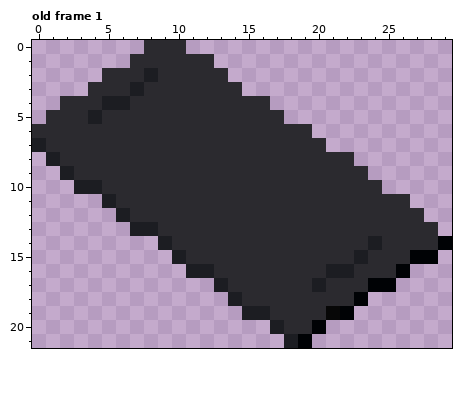
One commit to this animated GIF sprite: images/phone.gif. That is the earlier state.
Colours within 5 levels of each other are drawn and written as one. Shown: old frame 1. The commit also changed other frames, which this record leaves out.
Now the later version:
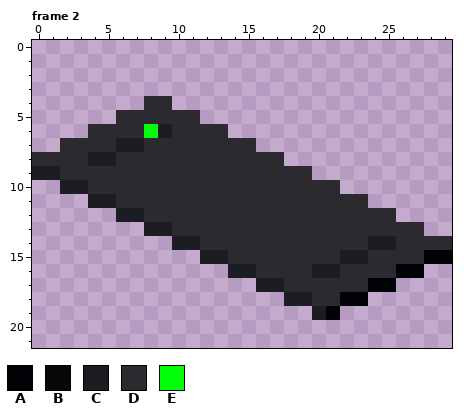
Palette (. is transparent): A #000205  B #070707  C #1c1d22  D #2b2a2f  E #00ff08
A new or re-ordered frame is compared with the old frame closest to it.
Diff:
frames 1 -> 2
file 30x22 -> 60x44 pixels (blocks of 1x1 -> 2x2; one block is one cell here)
--- frame 2 is new; against old frame 1
@@ x 0..29 @@
- 0 ........DDD...................
- 1 .......DDDDDD.................
- 2 .....DDDCDDDDD................
- 3 ....DDDCDDDDDDD...............
- 4 ..DDDCCDDDDDDDDDD.............
- 5 .DDDCDDDDDDDDDDDDD............
- 6 DDDDDDDDDDDDDDDDDDDD..........
- 7 CDDDDDDDDDDDDDDDDDDDD.........
- 8 .CDDDDDDDDDDDDDDDDDDDDD.......
- 9 ..CDDDDDDDDDDDDDDDDDDDDD......
-10 ...CCDDDDDDDDDDDDDDDDDDDD.....
-11 .....CDDDDDDDDDDDDDDDDDDDDD...
-12 ......CDDDDDDDDDDDDDDDDDDDDD..
-13 .......CCDDDDDDDDDDDDDDDDDDDD.
-14 .........CDDDDDDDDDDDDDDCDDDDA
-15 ..........CDDDDDDDDDDDDCDDDAA.
-16 ...........CCDDDDDDDDCCDDDA...
-17 .............CDDDDDDCDDDAA....
-18 ..............CDDDDDDDDA......
-19 ...............CCDDDDBA.......
-20 .................CDDA.........
-21 ..................CA..........
+ 0 ..............................
+ 1 ..............................
+ 2 ..............................
+ 3 ..............................
+ 4 ........DD....................
+ 5 ......DDDDDD..................
+ 6 ....DDDDECDDDD................
+ 7 ..DDDDCCDDDDDDDD..............
+ 8 DDDDCCDDDDDDDDDDDD............
+ 9 CCDDDDDDDDDDDDDDDDDD..........
+10 ..CCDDDDDDDDDDDDDDDDDD........
+11 ....CCDDDDDDDDDDDDDDDDDD......
+12 ......CCDDDDDDDDDDDDDDDDDD....
+13 ........CCDDDDDDDDDDDDDDDDDD..
+14 ..........CCDDDDDDDDDDDDCCDDDD
+15 ............CCDDDDDDDDCCDDDDAA
+16 ..............CCDDDDCCDDDDAA..
+17 ................CCDDDDDDAA....
+18 ..................CCDDAA......
+19 ....................CA........
+20 ..............................
+21 ..............................
Boxes around the changes in both pictures, in picture pixels (x1, y1, x2, y2):
changed: (32, 40, 452, 348)
